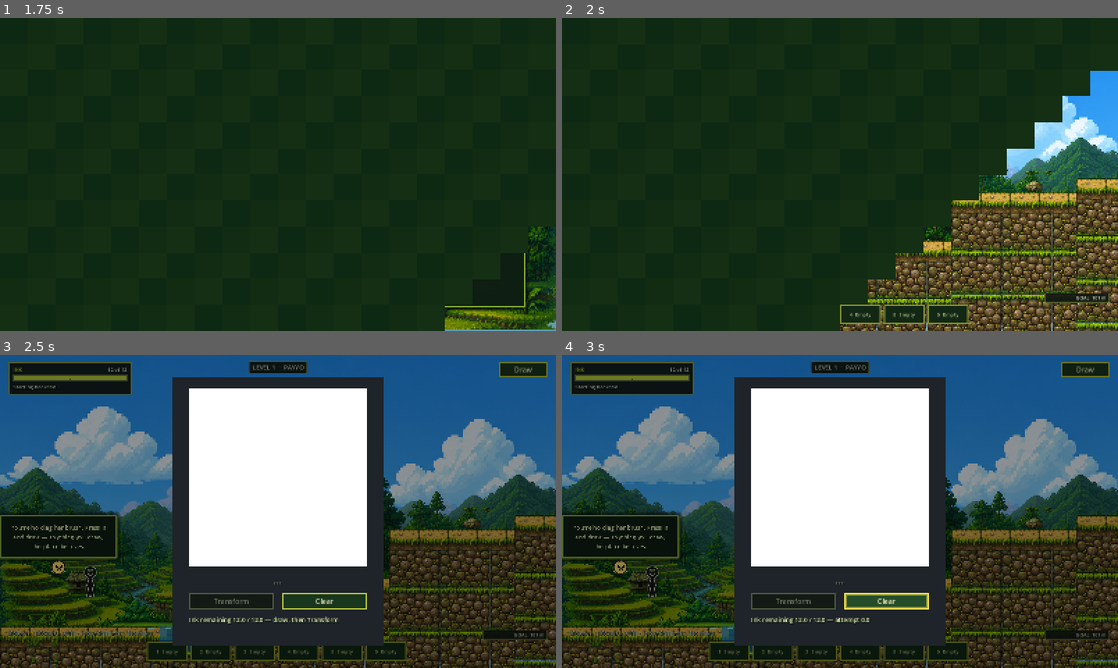
Above: before the commit, frames 1-4 (two rows, left to right).
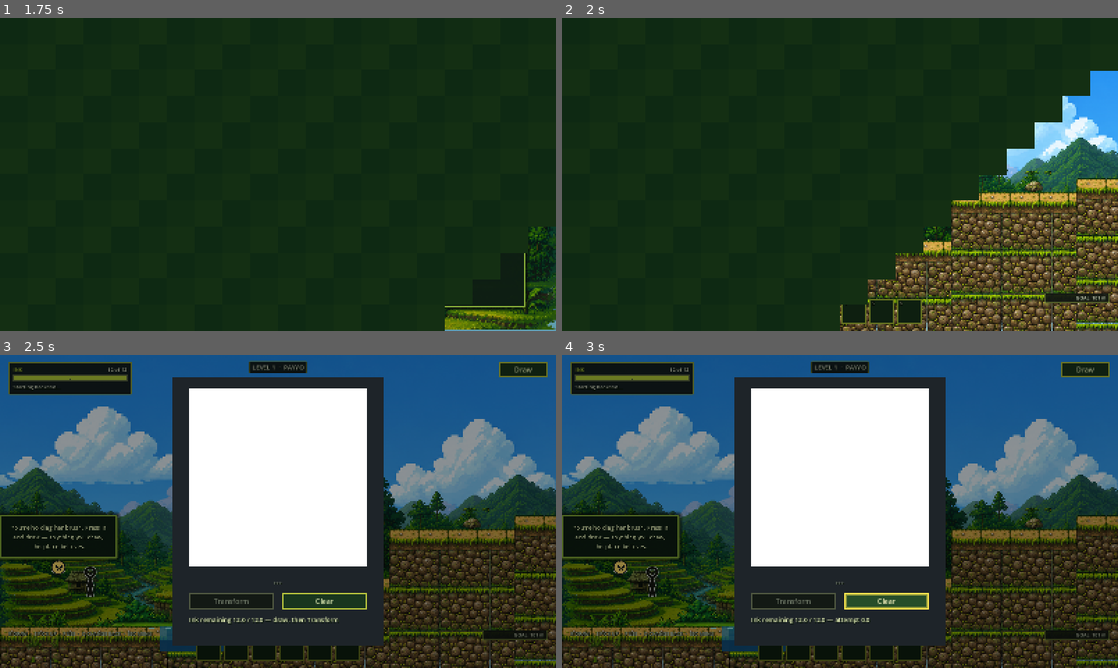
Above: after the commit, the same moments.

Repository: hyuuuan/OBRA
Game: Godot game, scene res://ui/main_menu.tscn
The game is run twice, just before and just after one commit, with the same random seed, the same clock (stepped at 60 frames per second) and the same inputs.
Inputs (mouse positions are in pixels of both pictures, inside the frame that each line leads up to):
- Up to frame 1 (1.75 s): click "PLAY" at 0.5 s; click "LEVEL 1" at 1.25 s
- Up to frame 2 (2 s): no input
- Up to frame 3 (2.5 s): tap R (redraw) at 2 s; move the mouse to (400, 495) at 2.02 s; hold D (move_right) from 2.03 s (still down); hold E (interact) from 2.03 s (still down); click (400, 495) at 2.17 s; tap Space (jump) at 2.27 s
- Up to frame 4 (3 s): tap Space (jump) at 2.57 s; release D (move_right) at 2.75 s; release E (interact) at 2.75 s; click "Clear" at 2.75 s

Frame 1 is identical in both runs. In frame 2, 1.0% of the frame differs, in the area x 50-74%, y 89-98%; in frame 3, 1.1%, in the area x 26-74%, y 91-98%; in frame 4, 1.1%.

Commit message:
Put the drawings in the bag
Six identical boxes reading "1  Empty" ... "6  Empty" across 756 pixels of the
bottom of the screen. Emptiness is the bar's default state and it was the
loudest thing on it.

A slot holds THE PLAYER'S OWN DRAWING now. Every item already carries the image
it was recognised from -- DrawnItemData.from_prediction copies it and nothing
has ever looked at it -- so the bag is a row of the sketches you actually made
rather than a list of their names. That is the premise of the whole game, and it
was sitting in memory going unused.

An empty slot keeps its number and recedes. The number is what reaches the slot
from the keyboard, so it stays whatever the slot holds, outlined because it sits
on a dark square when the slot is empty and on the white paper of a drawing when
it is not.

Held reads as a yellow frame. The old cue lifted the button six pixels, which an
HBoxContainer undoes on its next layout pass, so the only thing that ever
survived was a brightness change. The bar is also centred now: it is anchored
bottom-centre and 756 wide, and left-packed slots sat off to one side of the
screen they were supposed to be under.

Diff:
--- a/game/scripts/inventory_hud.gd
+++ b/game/scripts/inventory_hud.gd
@@ -1,27 +1,76 @@
 class_name InventoryHUD
 extends HBoxContainer
+## The bag, showing what is in it.
+##
+## It used to be six identical boxes reading "1	 Empty" ... "6	Empty", 756 pixels of the
+## bottom of the screen spent on the word Empty six times. Emptiness is the default state
+## of this bar and it was the loudest thing on it.
+##
+## Now a slot holds THE PLAYER'S OWN DRAWING. Every item carries the image it was
+## recognised from, so the bag is a row of the things you actually drew rather than a list
+## of their names -- which is the whole premise of the game, and it was already in memory
+## going unused. An empty slot recedes to its number and stops asking for attention.
 
 signal slot_pressed(slot: int)
 
+const SLOT := Vector2(72.0, 72.0)
+const LIME := Color(0.72, 0.82, 0.23, 1.0)
+const DIM := Color(0.62, 0.66, 0.58, 1.0)
+
 var _manager: InventoryManager
 var _buttons: Array[Button] = []
-## Which slot the player is currently acting on, or -1. Without this the HUD gave no
-## sign of what was selected -- pressing a slot started a placement and the six
-## buttons carried on looking identical, so the only way to know what you were
-## holding was the transient line in the status label.
+var _art: Array[TextureRect] = []
+var _numbers: Array[Label] = []
+## One texture per drawing, keyed by the item that owns it. Rebuilding a 512x512 image
+## into a texture on every inventory change, six at a time, is work for nothing.
+var _thumbnails: Dictionary = {}
+## Which slot the player is currently acting on, or -1.
 var _selected: int = -1
 
 
 func _ready() -> void:
+	add_theme_constant_override(&"separation", 8)
+	# Centred in its band. The container is anchored bottom-centre and spans 756px, so
+	# left-packed slots sat off to one side of the screen they were supposed to be under.
+	alignment = BoxContainer.ALIGNMENT_CENTER
 	for index in range(6):
 		var button := Button.new()
 		button.theme_type_variation = &"InventorySlot"
-		button.custom_minimum_size = Vector2(118.0, 52.0)
+		button.custom_minimum_size = SLOT
 		button.focus_mode = Control.FOCUS_NONE
-		button.text = "%d  Empty" % (index + 1)
+		button.text = ""
+		button.tooltip_text = "Empty"
 		button.pressed.connect(_on_slot_pressed.bind(index))
 		add_child(button)
 		_buttons.append(button)
+
+		var art := TextureRect.new()
+		art.name = "Drawing"
+		art.set_anchors_and_offsets_preset(Control.PRESET_FULL_RECT)
+		art.offset_left = 8.0
+		art.offset_top = 8.0
+		art.offset_right = -8.0
+		art.offset_bottom = -8.0
+		art.expand_mode = TextureRect.EXPAND_IGNORE_SIZE
+		art.stretch_mode = TextureRect.STRETCH_KEEP_ASPECT_CENTERED
+		art.mouse_filter = Control.MOUSE_FILTER_IGNORE
+		button.add_child(art)
+		_art.append(art)
+
+		# The number stays whatever the slot holds: it is the key that reaches it.
+		var number := Label.new()
+		number.name = "Number"
+		number.text = str(index + 1)
+		number.add_theme_font_size_override(&"font_size", 14)
+		number.add_theme_color_override(&"font_color", LIME)
+		# Outlined, because it sits on a dark slot when the slot is empty and on the white
+		# paper of a drawing when it is not.
+		number.add_theme_constant_override(&"outline_size", 5)
+		number.add_theme_color_override(&"font_outline_color", Color(0.04, 0.06, 0.04, 1.0))
+		number.position = Vector2(7.0, 2.0)
+		number.mouse_filter = Control.MOUSE_FILTER_IGNORE
+		button.add_child(number)
+		_numbers.append(number)
 
 
 func set_manager(manager: InventoryManager) -> void:
@@ -44,12 +93,11 @@
 
 ## Stand out of the way of the mouse while something is being placed.
 ##
-## The bar is 756x52 across the bottom-centre of the screen, and a placement is confirmed
-## from PlacementController._unhandled_input -- which never runs for a click the GUI has
-## already consumed. Setting a drawn step down near the ground means clicking low, so the
-## click landed on a slot button, which does nothing during a placement, and vanished with
-## nothing on screen to say why. That is Beat 0: the player draws the step and then cannot
-## put it anywhere.
+## The bar sits across the bottom-centre of the screen, and a placement is confirmed from
+## PlacementController._unhandled_input -- which never runs for a click the GUI has already
+## consumed. Setting a drawn step down near the ground means clicking low, so the click
+## landed on a slot button, which does nothing during a placement, and vanished with
+## nothing on screen to say why.
 ##
 ## Every button is set individually. A Control is hit-tested on its own filter, not its
 ## parent's, so making the container ignore the mouse would leave six live buttons sitting
@@ -66,13 +114,52 @@
 		var item := items[index] as DrawnItemData if index < items.size() else null
 		var occupied := item != null
 		var chosen := index == _selected and occupied
-		_buttons[index].text = "%d  %s" % [index + 1, item.display_name if occupied else "Empty"]
-		_buttons[index].tooltip_text = "Place %s" % item.display_name if occupied else "Empty utility slot"
-		# Selection reads as brightness and a lift rather than as a colour alone, so it
-		# survives the drawing behind it and does not rely on one hue being noticed.
-		_buttons[index].modulate = Color(1.25, 1.25, 1.05) if chosen else (
-			Color.WHITE if occupied else Color(0.72, 0.75, 0.7))
-		_buttons[index].position.y = -6.0 if chosen else 0.0
+		var button := _buttons[index]
+		button.tooltip_text = "Place %s" % item.display_name if occupied else "Empty"
+		_art[index].texture = _thumbnail(item) if occupied else null
+		# Held reads as brightness and a lime frame. The old version lifted the button six
+		# pixels, which an HBoxContainer undoes on its next layout pass -- so the only cue
+		# that ever survived was a modulate.
+		button.modulate = Color(1.15, 1.15, 1.05) if chosen else (
+			Color.WHITE if occupied else Color(0.55, 0.58, 0.52))
+		_numbers[index].add_theme_color_override(&"font_color", LIME if occupied else DIM)
+		if chosen:
+			button.add_theme_stylebox_override(&"normal", _held_frame())
+		else:
+			button.remove_theme_stylebox_override(&"normal")
+	_forget_stale_thumbnails(items)
+
+
+func _thumbnail(item: DrawnItemData) -> Texture2D:
+	if item == null or item.image == null:
+		return null
+	var key := item.instance_id
+	var cached: Texture2D = _thumbnails.get(key)
+	if cached != null:
+		return cached
+	var texture := ImageTexture.create_from_image(item.image)
+	_thumbnails[key] = texture
+	return texture
+
+
+func _forget_stale_thumbnails(items: Array) -> void:
+	var live: Dictionary = {}
+	for value: Variant in items:
+		var item := value as DrawnItemData
+		if item != null:
+			live[item.instance_id] = true
+	for key: Variant in _thumbnails.keys():
+		if not live.has(key):
+			_thumbnails.erase(key)
+
+
+func _held_frame() -> StyleBoxFlat:
+	var box := StyleBoxFlat.new()
+	box.bg_color = Color(0.14, 0.2, 0.1, 0.96)
+	box.border_color = Color(0.98, 0.9, 0.31, 1.0)
+	box.set_border_width_all(3)
+	box.set_corner_radius_all(2)
+	return box
 
 
 func _on_slot_pressed(slot: int) -> void:
